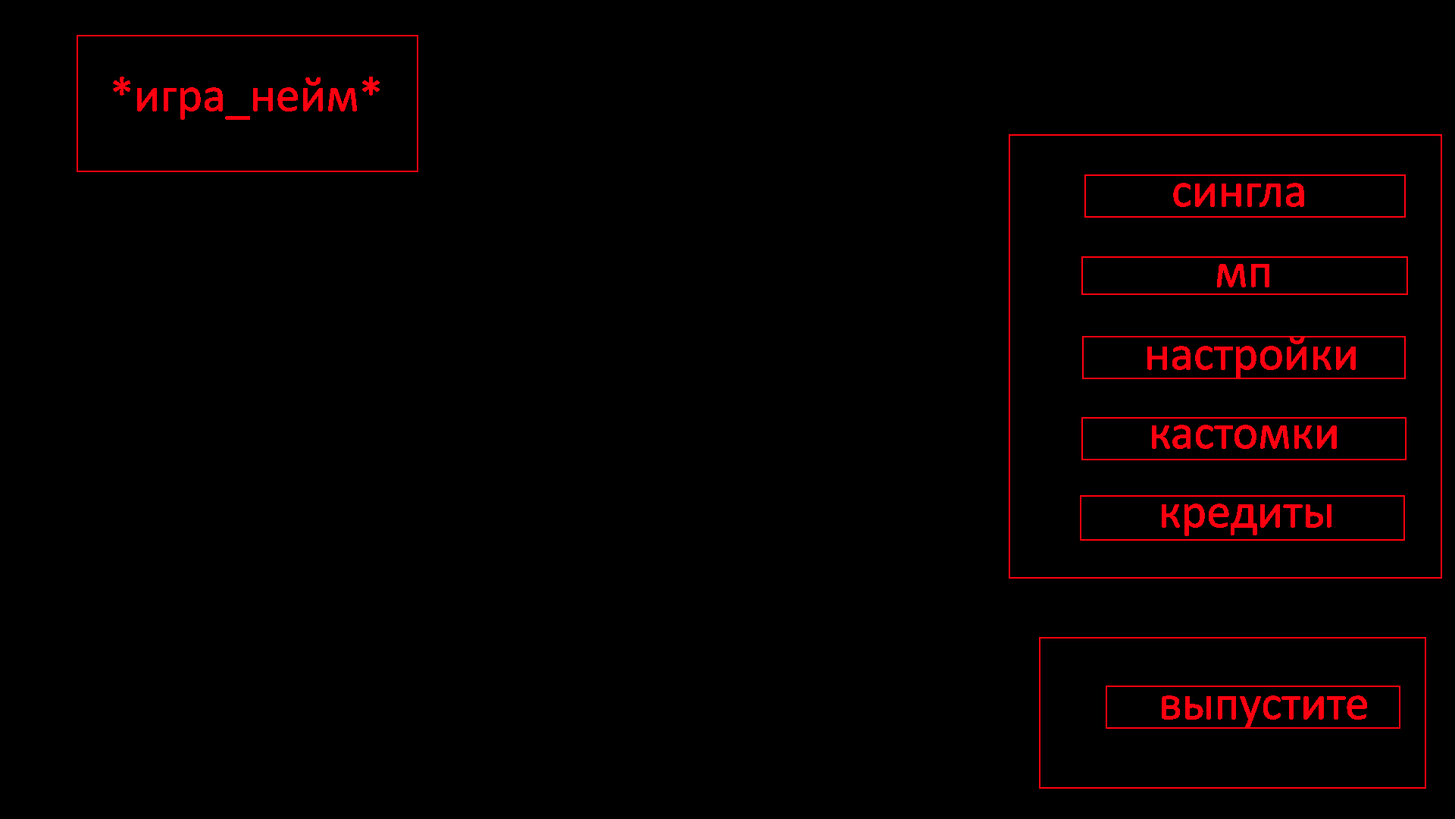
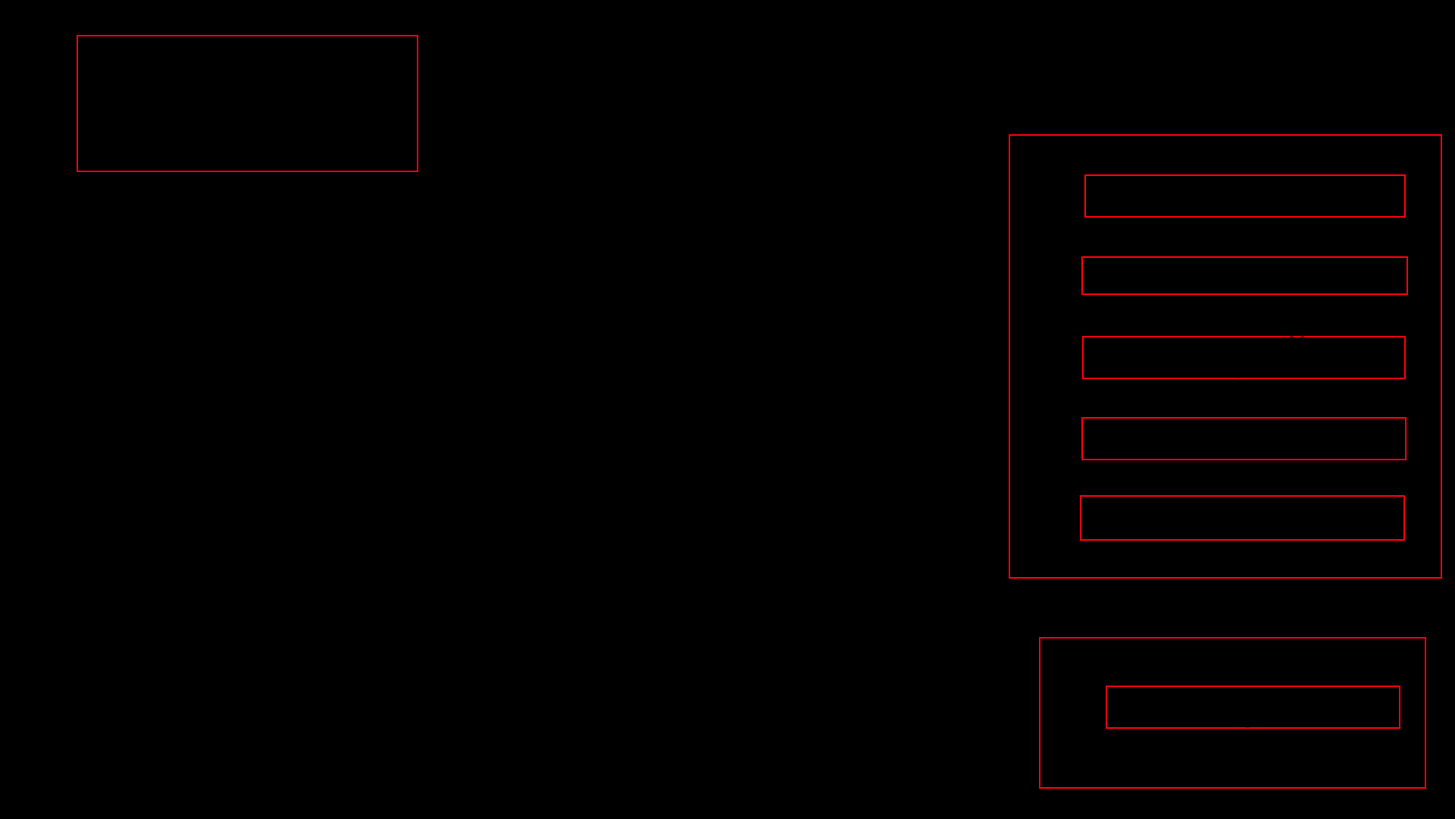
Two versions of the same layered image (w=1455, h=819). Layer-by-layer changes:
moved "Слой 3" (1st of 2) above "Слой 2", painted on it over [112, 76, 1368, 728]
added layer "Слой 3" (2nd of 2) over [112, 76, 1368, 728]
